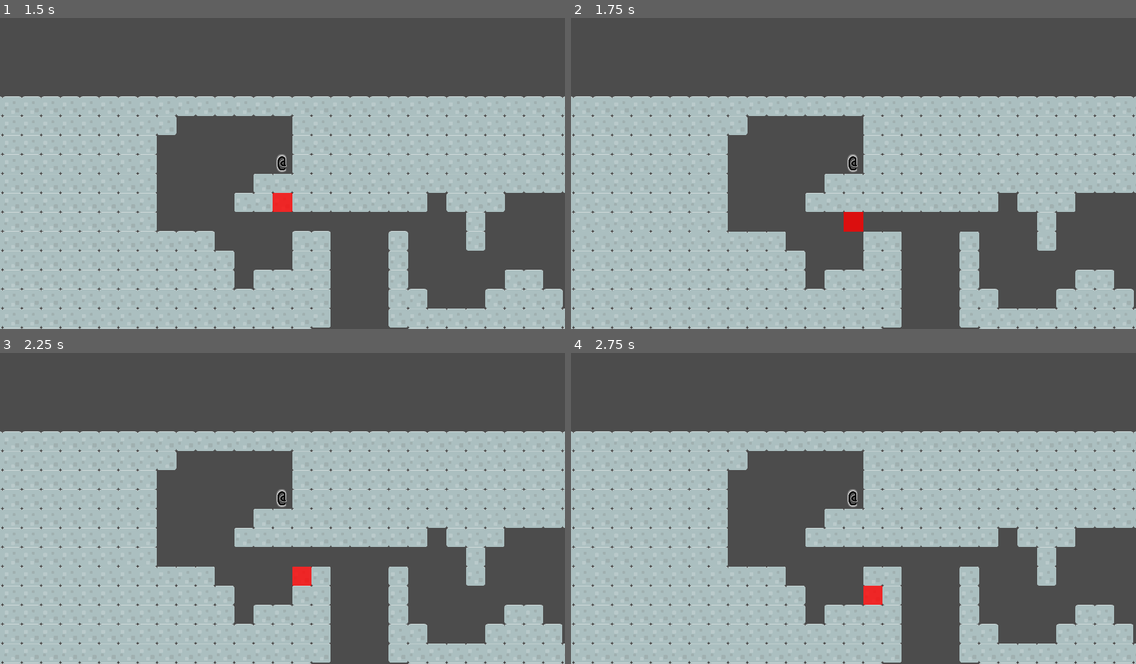
Above: before the commit, frames 1-4 (two rows, left to right).
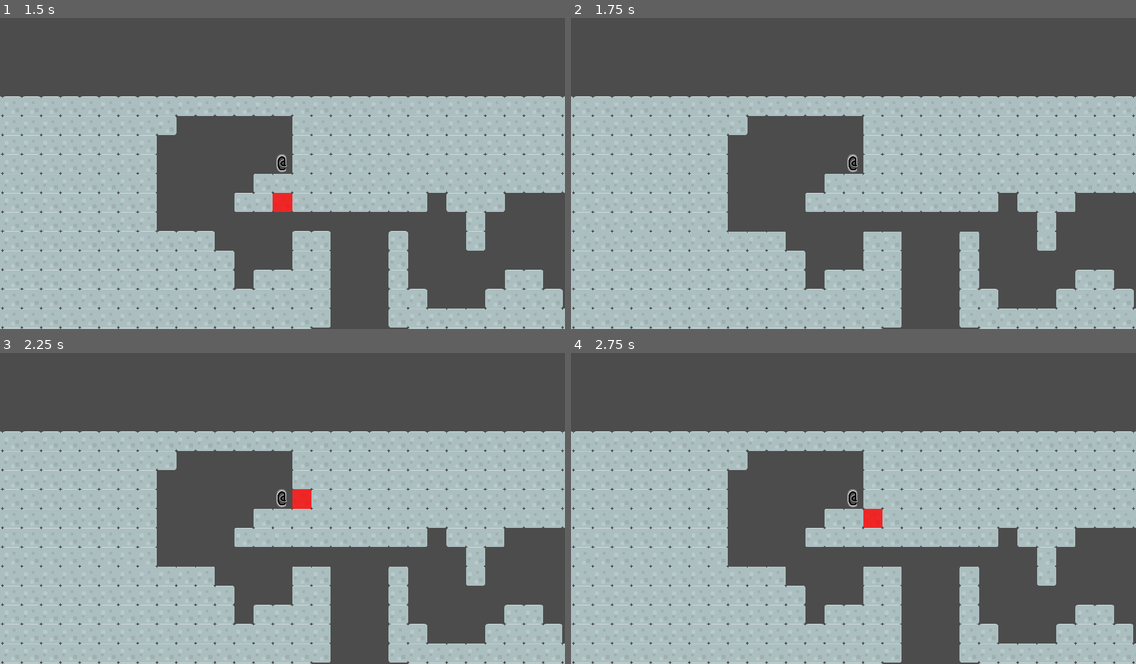
Above: after the commit, the same moments.

Repository: Edearth/vertical_rl
Game: Godot game, scene res://scenes/debug.tscn
The game is run twice, just before and just after one commit, with the same random seed, the same clock (stepped at 60 frames per second) and the same inputs.
Inputs:
- Up to frame 1 (1.5 s): tap Enter (confirm, bound only after the commit) at 0.5, 0.6 s; hold Right (right) 0.53-1.28 s; tap J (jump) at 0.77, 0.8, 1.07, 1.35 s; hold Down (down) from 1.28 s (still down)
- Up to frame 2 (1.75 s): keep holding Down (down); tap J (jump) at 1.52 s; tap Enter (confirm, bound only after the commit) at 1.55 s
- Up to frame 3 (2.25 s): tap J (jump) at 1.82 s; release Down (down) at 2.03 s; hold Right (right) from 2.03 s (still down); tap . (wait) at 2.1 s
- Up to frame 4 (2.75 s): keep holding Right (right); tap J (jump) at 2.3 s

Frame 1 is identical in both runs. In frame 2, 0.2% of the frame differs, in the area x 48-52%, y 62-69%; in frame 3, 0.4%, in the area x 51-56%, y 43-75%; in frame 4, 0.4%.

Commit message:
Add simple jump mechanic

Diff:
--- a/project.godot
+++ b/project.godot
@@ -87,6 +87,11 @@
 "events": [ Object(InputEventKey,"resource_local_to_scene":false,"resource_name":"","device":0,"alt":false,"shift":false,"control":false,"meta":false,"command":false,"pressed":false,"scancode":16777217,"unicode":0,"echo":false,"script":null)
  ]
 }
+confirm={
+"deadzone": 0.5,
+"events": [ Object(InputEventKey,"resource_local_to_scene":false,"resource_name":"","device":0,"alt":false,"shift":false,"control":false,"meta":false,"command":false,"pressed":false,"scancode":16777221,"unicode":0,"echo":false,"script":null)
+ ]
+}
 
 [rendering]
 
--- a/scenes/Simulation.gd
+++ b/scenes/Simulation.gd
@@ -21,7 +21,7 @@
 	while true:
 		tick()
 		physics_tick()
-	print("End simulation tick")
+		print("End simulation tick")
 
 func tick():
 	for actor in actors.get_children():
@@ -35,15 +35,20 @@
 			actor.is_falling = false
 			actor.velocity = Vector2.ZERO
 		elif not actor.is_falling:
-			actor.velocity.x = 0
+			#actor.velocity.x = 0
 			actor.is_falling = true
 
 func move_actor(actor):
 	var final_coords = Vector2(actor.coordinates.x + actor.velocity.x, actor.coordinates.y + actor.velocity.y)
 	var current_coords = step_through_movement(actor.coordinates, final_coords)
 
+	if current_coords != final_coords:
+		#bumped against wall/ceiling, so loose momentum
+		actor.velocity = Vector2.ZERO
+
 	# update coords
 	actor.coordinates = current_coords
+	print("curr:"+str(current_coords)+" vel:"+str(actor.velocity))
 
 func step_through_movement(initial_coords, final_coords):
 	var current_coords = initial_coords
--- a/scripts/finite_state_machine/PlayerControllerSelectingJumpState.gd
+++ b/scripts/finite_state_machine/PlayerControllerSelectingJumpState.gd
@@ -38,6 +38,11 @@
 	elif Input.is_action_just_pressed("right"):
 		cursor_coords.x += 1
 		cursor.set_coord(cursor_coords)
+	elif Input.is_action_just_pressed("confirm"):
+		player.velocity = cursor_coords - player.coordinates
+		print("jump: "+str(player.velocity))
+		EventBus.emit_signal("player_finished_input")
+		state_machine.change_state(load(idle_state).new())
 	elif Input.is_action_just_pressed("cancel"):
 		print("! Ok.")
 		state_machine.change_state(load(idle_state).new())
@@ -52,12 +57,11 @@
 
 	func set_coord(_coord : Vector2):
 		coord = _coord
+		print("cursor:"+str(_coord))
 
 		self.rect_position = map.map_to_world(coord, true)
 		self.rect_size = map.cell_size
 		update()
-		print("test b")
 
 	func _ready():
 		update()
-		print("test d - "+str(self.get_global_rect()))
